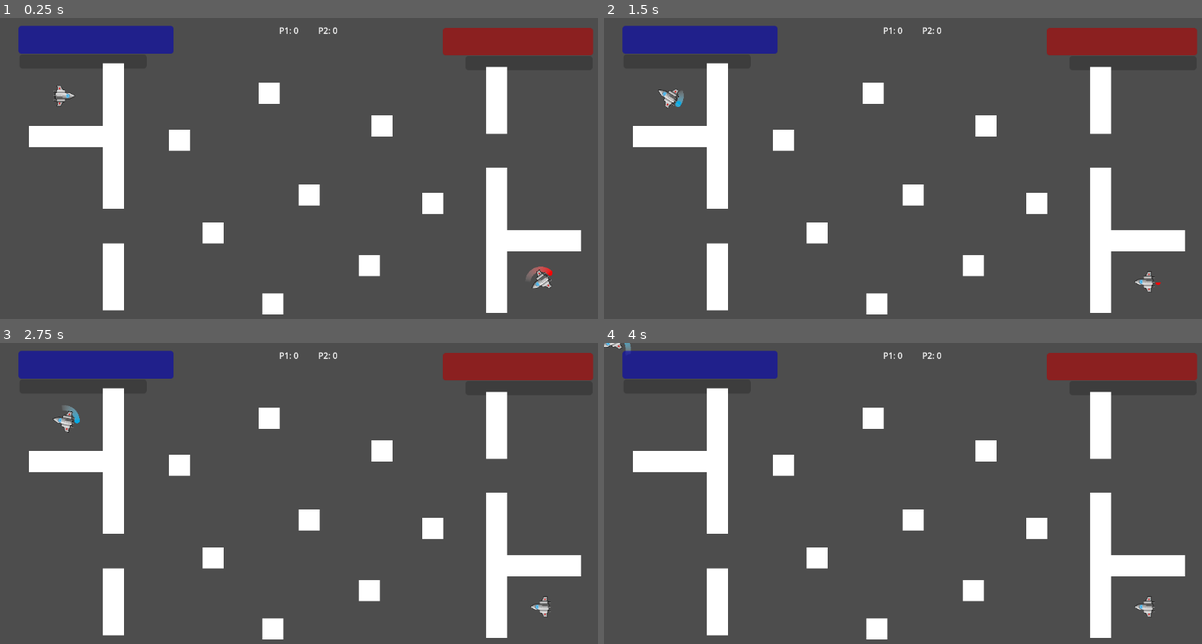
Above: before the commit, frames 1-4 (two rows, left to right).
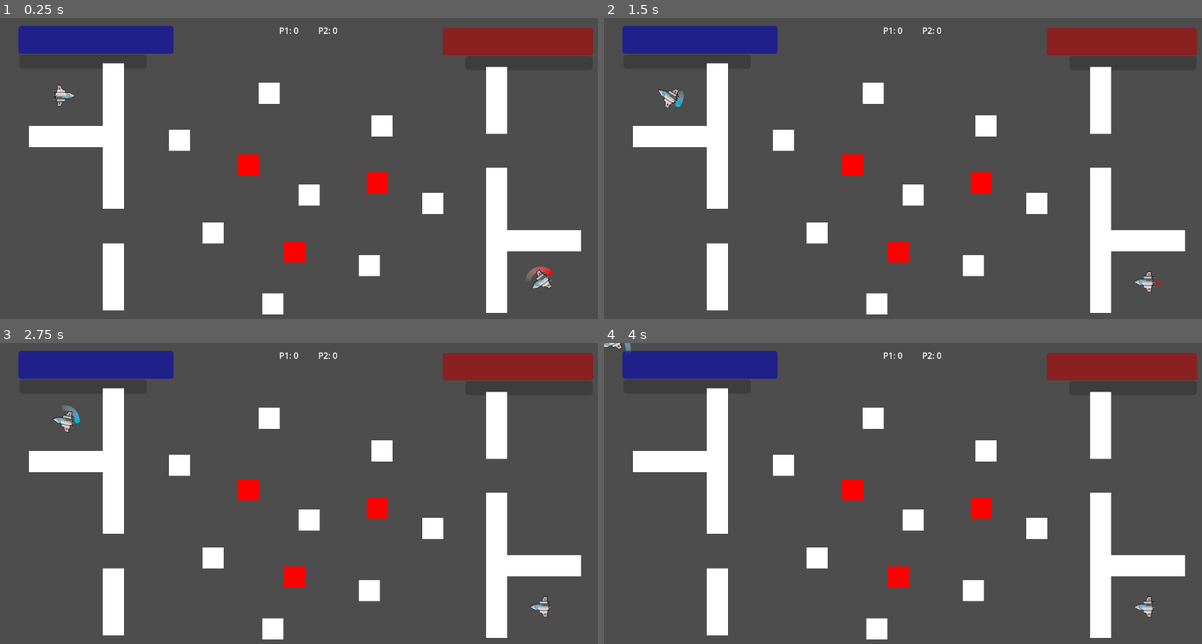
Above: after the commit, the same moments.

Repository: GreatSandwiches/Orbital-Obliteration
Game: Godot game, scene res://Scenes/level.tscn
Two runs of this game, one before a commit and one after it. Both use one fixed random seed, a clock stepped at 60 frames per second and the inputs below.
Inputs:
- Up to frame 1 (0.25 s): no input
- Up to frame 2 (1.5 s): hold Right (ui_right) 0.53-1.28 s; hold Left (ui_left) from 1.28 s (still down)
- Up to frame 3 (2.75 s): release Left (ui_left) at 2.03 s; hold Right (ui_right) from 2.03 s (still down)
- Up to frame 4 (4 s): release Right (ui_right) at 2.78 s; hold Up (ui_up) 2.78-3.53 s; hold Left (ui_left) from 3.53 s (still down)

The runs differ from the first frame. In frame 1, 0.8% of the frame differs, in the area x 39-65%, y 45-82%; in frame 2, 0.8%; in frame 3, 0.8%; in frame 4, 0.8%.

Commit message:
added space mine

Diff:
--- a/Scenes/level.tscn
+++ b/Scenes/level.tscn
@@ -9,6 +9,7 @@
 [ext_resource type="PackedScene" uid="uid://d2sr2tferkxir" path="res://Scenes/pausemenu.tscn" id="7_jbmpc"]
 [ext_resource type="Script" path="res://Scripts/Pause.gd" id="7_jsaq6"]
 [ext_resource type="PackedScene" uid="uid://cxqpyn8t4eyys" path="res://Scenes/map1.tscn" id="9_57lkv"]
+[ext_resource type="PackedScene" uid="uid://cx3536rcka2kg" path="res://Scenes/space_mine.tscn" id="10_wd516"]
 
 [sub_resource type="ShaderMaterial" id="ShaderMaterial_dhv0k"]
 shader = ExtResource("6_2dmde")
@@ -115,3 +116,12 @@
 visible = false
 
 [node name="map1" parent="." instance=ExtResource("9_57lkv")]
+
+[node name="Area2D" parent="." instance=ExtResource("10_wd516")]
+position = Vector2(469, 279)
+
+[node name="Area2D2" parent="." instance=ExtResource("10_wd516")]
+position = Vector2(713, 313)
+
+[node name="Area2D3" parent="." instance=ExtResource("10_wd516")]
+position = Vector2(556, 444)
--- a/Scenes/player1.tscn
+++ b/Scenes/player1.tscn
@@ -47,9 +47,10 @@
 [node name="ProjectileSpawn" type="Node2D" parent="."]
 position = Vector2(26, 0)
 
-[node name="Area2D" type="Area2D" parent="."]
+[node name="Area2D" type="Area2D" parent="." groups=["player", "player1"]]
 
 [node name="CollisionShape2D" type="CollisionShape2D" parent="Area2D"]
 shape = SubResource("RectangleShape2D_w1tpt")
 
 [connection signal="area_entered" from="Area2D" to="." method="_hit"]
+[connection signal="area_entered" from="Area2D" to="." method="_mine_collision"]
--- /dev/null
+++ b/Scenes/space_mine.tscn
@@ -0,0 +1,22 @@
+[gd_scene load_steps=3 format=3 uid="uid://cx3536rcka2kg"]
+
+[ext_resource type="Script" path="res://Scripts/space_mine.gd" id="1_1tsss"]
+
+[sub_resource type="RectangleShape2D" id="RectangleShape2D_sefsv"]
+size = Vector2(40, 40)
+
+[node name="Area2D" type="Area2D" groups=["space_mine"]]
+script = ExtResource("1_1tsss")
+
+[node name="CollisionShape2D" type="CollisionShape2D" parent="."]
+position = Vector2(0, 1)
+shape = SubResource("RectangleShape2D_sefsv")
+
+[node name="ColorRect" type="ColorRect" parent="."]
+offset_left = -20.0
+offset_top = -19.0
+offset_right = 20.0
+offset_bottom = 21.0
+color = Color(1, 0, 0, 1)
+
+[connection signal="area_entered" from="." to="." method="_player_collision"]
--- a/Scripts/player1.gd
+++ b/Scripts/player1.gd
@@ -30,7 +30,10 @@
 	if global.p1_health <= 0:
 		die()
 
-
+func _mine_collision(area):
+	if area.is_in_group("space_mine"):
+		shipvector = -shipvector * 2
+		take_damage(30)
 
 func die():
 	global.p1_health = 100
--- /dev/null
+++ b/Scripts/space_mine.gd
@@ -0,0 +1,11 @@
+extends Area2D
+
+func _ready():
+	pass # Replace with function body.
+func _process(delta):
+	pass
+
+
+func _player_collision(area):
+	if area.is_in_group("player"):
+		queue_free()
Not shown: 1 places in Scenes/level.tscn that only renumber resources
